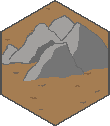
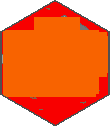
The second 110×126 image is a revision of the first. Changes to its layers:
added layer "Layer 1 copy 7" above "Layer 1 copy 6" over (2, 2, 108, 125)
hid "Layer 1 copy 6" over (2, 2, 108, 125)
hid "Layer 1 copy 3" over (2, 2, 108, 125)
hid "Layer 1 copy 2" over (2, 2, 108, 125)
